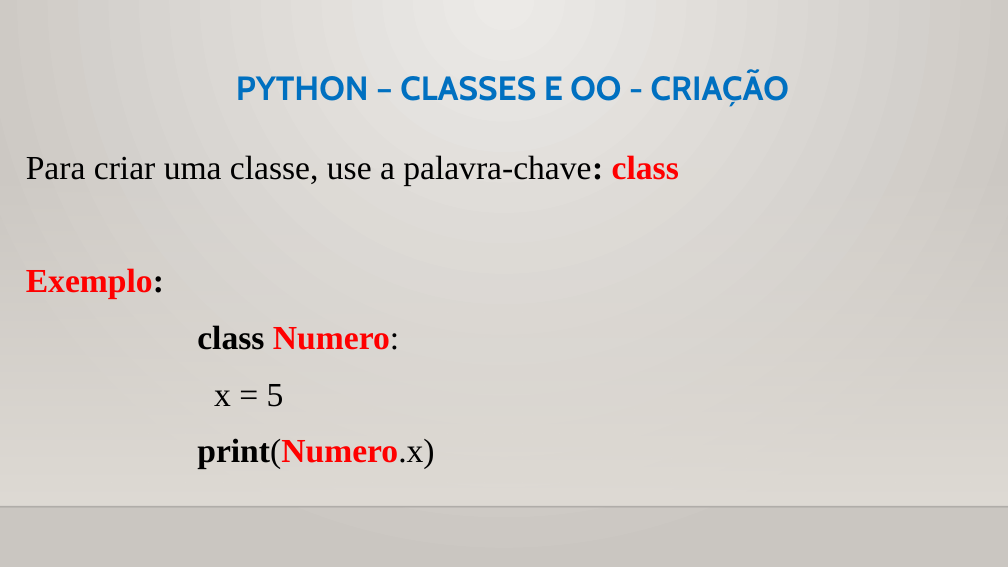
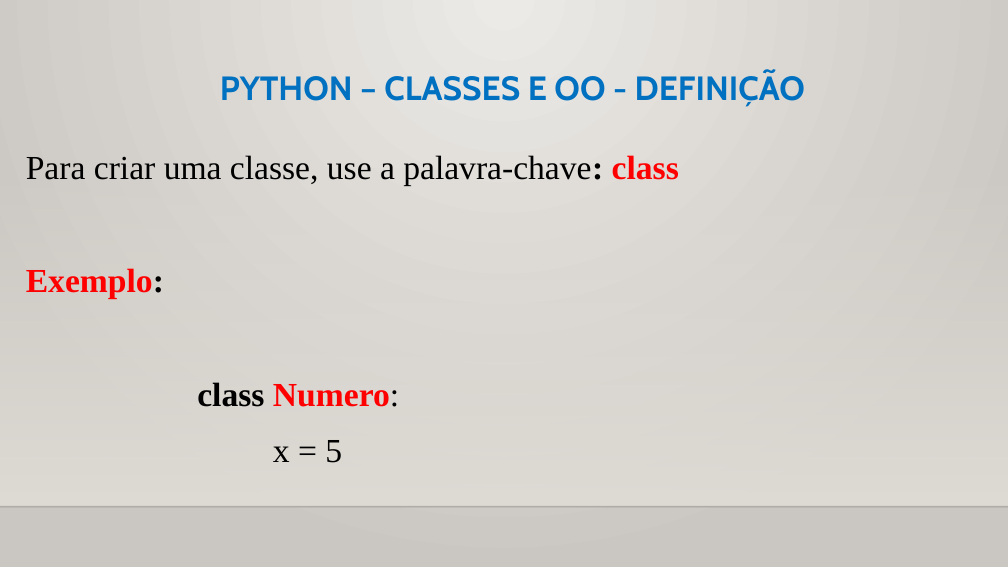
Before and after one commit to CloudEducationBrazil/WydenUniRuyPythonRAD, a slide deck: slide 4 of 01 Classes/Aula 11 RAD Python - Classes - Orientação a Objetos.pptx. Drawn at 1008x567 pixels with LibreOffice and Linux fonts; fonts in the diff are those of the drawing; background and template pictures are left out. Boxes give left, top, right and bottom in pixels: in the first picture for what was removed or moved away, otherwise in the second. Text is boxed around its words. In the diff, an @@ line names an element or a change of style, - is before the commit and + after.

Commit message:
ajustesss Python RAD 02112023

```diff
--- a/01 Classes/Aula 11 RAD Python - Classes - Orientação a Objetos.pptx
+++ b/01 Classes/Aula 11 RAD Python - Classes - Orientação a Objetos.pptx
@@ title at (220, 72, 805, 107): text changed @@
-PYTHON – CLASSES E OO - CRIAÇÃO
+PYTHON – CLASSES E OO - DEFINIÇÃO
@@ text at (197, 438, 434, 469): paragraph removed @@
-      print(Numero.x)
```
Also in this commit, not shown: 5 other slides changed, 3 slides added.
